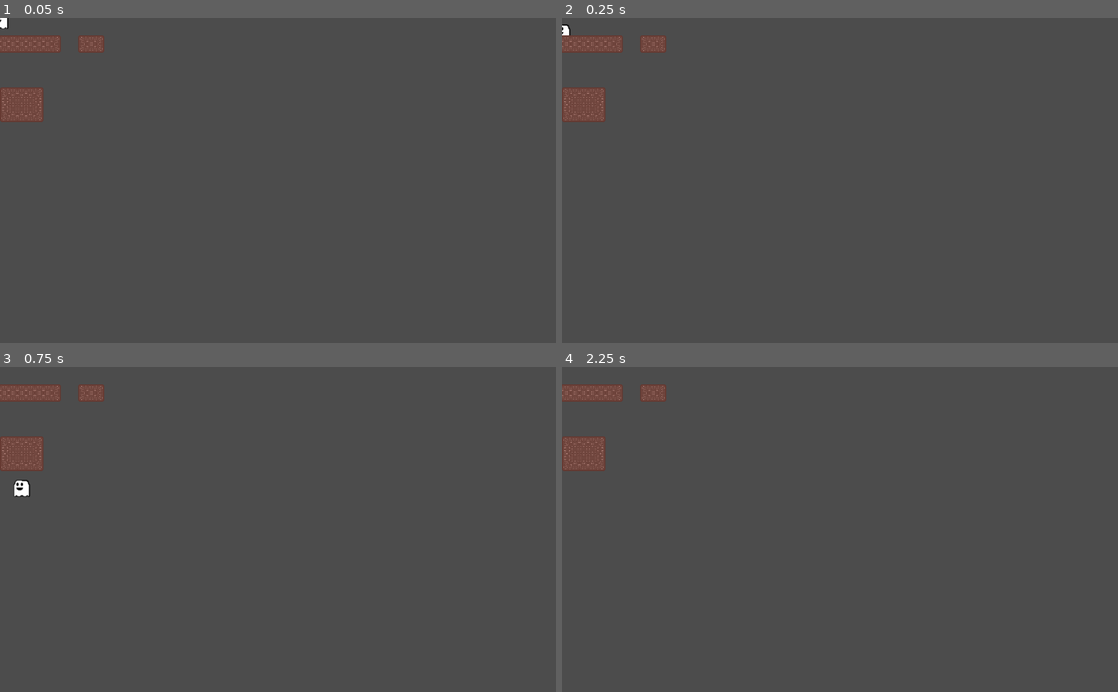
Above: before the commit, frames 1-4 (two rows, left to right).
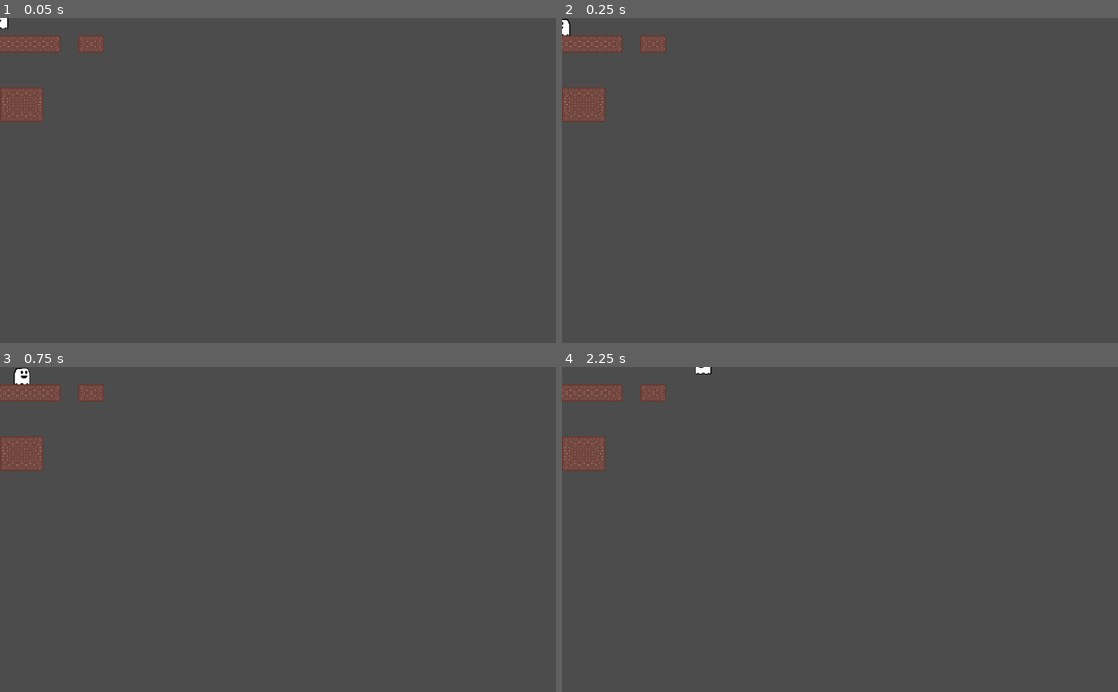
Above: after the commit, the same moments.

Repository: jcadavez/Joshua-uses-Godot-to-make-Ghost-Chase-game
Game: Godot game, scene res://MainScene.tscn
Two runs of this game, one before a commit and one after it. Both use one fixed random seed, a clock stepped at 60 frames per second and the inputs below.
Inputs:
- Up to frame 1 (0.05 s): no input
- Up to frame 2 (0.25 s): no input
- Up to frame 3 (0.75 s): hold Right (move_right) from 0.53 s (still down)
- Up to frame 4 (2.25 s): tap Up (jump) at 0.77, 1.52 s; tap Enter at 2 s; release Right (move_right) at 2.03 s; hold Left (move_left) from 2.03 s (still down)

Frame 1 is identical in both runs. In frame 2, less than 0.1% of the frame differs, in the area x 0-2%, y 0-6%; in frame 3, 0.3%, in the area x 2-6%, y 0-40%; in frame 4, less than 0.1%.

Commit message:
Ch 4 Setting the Collision Tiles

Diff:
--- a/MainScene.tscn
+++ b/MainScene.tscn
@@ -1,7 +1,37 @@
-[gd_scene load_steps=4 format=2]
+[gd_scene load_steps=14 format=2]
 
 [ext_resource path="res://Player.tscn" type="PackedScene" id=1]
 [ext_resource path="res://Assets/tile-ground.png" type="Texture" id=2]
+
+[sub_resource type="ConvexPolygonShape2D" id=2]
+points = PoolVector2Array( 0, 0, 16, 0, 16, 16, 0, 16 )
+
+[sub_resource type="ConvexPolygonShape2D" id=3]
+points = PoolVector2Array( 0, 0, 16, 0, 16, 16, 0, 16 )
+
+[sub_resource type="ConvexPolygonShape2D" id=4]
+points = PoolVector2Array( 0, 0, 16, 0, 16, 16, 0, 16 )
+
+[sub_resource type="ConvexPolygonShape2D" id=5]
+points = PoolVector2Array( 0, 0, 16, 0, 16, 16, 0, 16 )
+
+[sub_resource type="ConvexPolygonShape2D" id=6]
+points = PoolVector2Array( 0, 0, 16, 0, 16, 16, 0, 16 )
+
+[sub_resource type="ConvexPolygonShape2D" id=7]
+points = PoolVector2Array( 0, 0, 16, 0, 16, 16, 0, 16 )
+
+[sub_resource type="ConvexPolygonShape2D" id=8]
+points = PoolVector2Array( 0, 0, 16, 0, 16, 16, 0, 16 )
+
+[sub_resource type="ConvexPolygonShape2D" id=9]
+points = PoolVector2Array( 0, 0, 16, 0, 16, 16, 0, 16 )
+
+[sub_resource type="ConvexPolygonShape2D" id=10]
+points = PoolVector2Array( 0, 0, 16, 0, 16, 16, 0, 16 )
+
+[sub_resource type="ConvexPolygonShape2D" id=11]
+points = PoolVector2Array( 0, 0, 16, 0, 16, 16, 0, 16 )
 
 [sub_resource type="TileSet" id=1]
 0/name = "tile-ground.png 0"
@@ -23,9 +53,70 @@
 0/navigation_offset = Vector2( 0, 0 )
 0/shape_offset = Vector2( 0, 0 )
 0/shape_transform = Transform2D( 1, 0, 0, 1, 0, 0 )
+0/shape = SubResource( 2 )
 0/shape_one_way = false
-0/shape_one_way_margin = 0.0
-0/shapes = [  ]
+0/shape_one_way_margin = 1.0
+0/shapes = [ {
+"autotile_coord": Vector2( 0, 0 ),
+"one_way": false,
+"one_way_margin": 1.0,
+"shape": SubResource( 2 ),
+"shape_transform": Transform2D( 1, 0, 0, 1, 0, 0 )
+}, {
+"autotile_coord": Vector2( 0, 0 ),
+"one_way": false,
+"one_way_margin": 1.0,
+"shape": SubResource( 3 ),
+"shape_transform": Transform2D( 1, 0, 0, 1, 0, 0 )
+}, {
+"autotile_coord": Vector2( 1, 0 ),
+"one_way": false,
+"one_way_margin": 1.0,
+"shape": SubResource( 4 ),
+"shape_transform": Transform2D( 1, 0, 0, 1, 0, 0 )
+}, {
+"autotile_coord": Vector2( 2, 0 ),
+"one_way": false,
+"one_way_margin": 1.0,
+"shape": SubResource( 5 ),
+"shape_transform": Transform2D( 1, 0, 0, 1, 0, 0 )
+}, {
+"autotile_coord": Vector2( 0, 1 ),
+"one_way": false,
+"one_way_margin": 1.0,
+"shape": SubResource( 6 ),
+"shape_transform": Transform2D( 1, 0, 0, 1, 0, 0 )
+}, {
+"autotile_coord": Vector2( 1, 1 ),
+"one_way": false,
+"one_way_margin": 1.0,
+"shape": SubResource( 7 ),
+"shape_transform": Transform2D( 1, 0, 0, 1, 0, 0 )
+}, {
+"autotile_coord": Vector2( 2, 1 ),
+"one_way": false,
+"one_way_margin": 1.0,
+"shape": SubResource( 8 ),
+"shape_transform": Transform2D( 1, 0, 0, 1, 0, 0 )
+}, {
+"autotile_coord": Vector2( 0, 2 ),
+"one_way": false,
+"one_way_margin": 1.0,
+"shape": SubResource( 9 ),
+"shape_transform": Transform2D( 1, 0, 0, 1, 0, 0 )
+}, {
+"autotile_coord": Vector2( 1, 2 ),
+"one_way": false,
+"one_way_margin": 1.0,
+"shape": SubResource( 10 ),
+"shape_transform": Transform2D( 1, 0, 0, 1, 0, 0 )
+}, {
+"autotile_coord": Vector2( 2, 2 ),
+"one_way": false,
+"one_way_margin": 1.0,
+"shape": SubResource( 11 ),
+"shape_transform": Transform2D( 1, 0, 0, 1, 0, 0 )
+} ]
 0/z_index = 0
 
 [node name="MainScene" type="Node2D"]
--- a/Player.gd
+++ b/Player.gd
@@ -40,7 +40,7 @@
 		vel.y -= jumpForce
 
 	# sprite direction
-	if vel.x < 0:
+	if vel.x > 0:
 		sprite.flip_h = true
-	elif vel.x > 0:
+	elif vel.x < 0:
 		sprite.flip_h = false
Binary file added: Ch 04 - Setting Collision Tiles/pic_creating-collision-tiles.png
Binary file added: Ch 04 - Setting Collision Tiles/pic_testing-player.png
Not shown, changed: README.md
